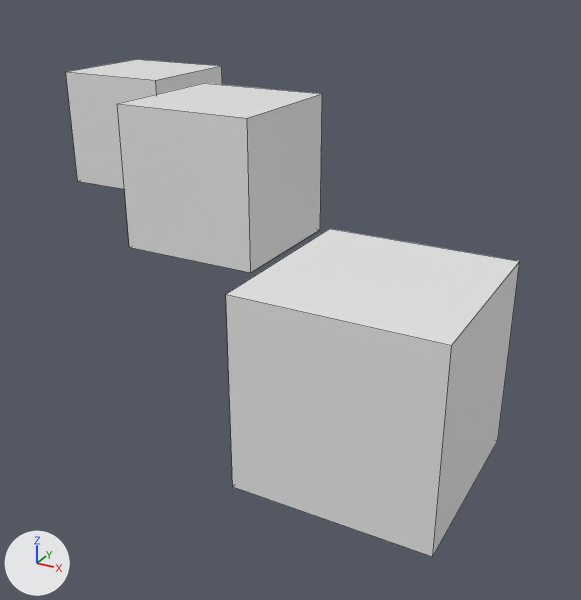
The Blender file 2.74/config/startup.blend as it was, and as the next commit left it.
Camera for both pictures: a 50 mm camera at (7.1, -11.24, 4.58) aimed at (1.75, -1.53, -0.27). The axes (+X, +Y, +Z) are drawn at lower left. The lights are the same throughout. Mesh edges are drawn as thin lines.

The older version as bpy lines, for what is in view:
```python
me_cube_007 = bpy.data.meshes.new('Cube.007')
me_cube_007.from_pydata(...)  # a box spanning x -1.0..1.0, y -1.0..1.0, z -1.0..1.0
me_cube_009 = bpy.data.meshes.new('Cube.009')
me_cube_009.from_pydata(...)  # a box spanning x -1.0..1.0, y -1.0..1.0, z -1.0..1.0
me_cube_010 = bpy.data.meshes.new('Cube.010')
me_cube_010.from_pydata(...)  # a box spanning x -1.0..1.0, y -1.0..1.0, z -1.0..1.0
ob_cube_001 = bpy.data.objects.new('Cube.001', me_cube_007)
ob_cube_001.location = (4.56, -4.96, 0.86)
ob_cube_002 = bpy.data.objects.new('Cube.002', me_cube_010)
ob_cube_002.location = (0.94, -1.94, 1.69)
ob_cube_003 = bpy.data.objects.new('Cube.003', me_cube_009)
ob_cube_003.location = (1.85, -0.21, -1.39)
# also in view: 'Cube' at (-2.55, 0.8, 1.54)
```
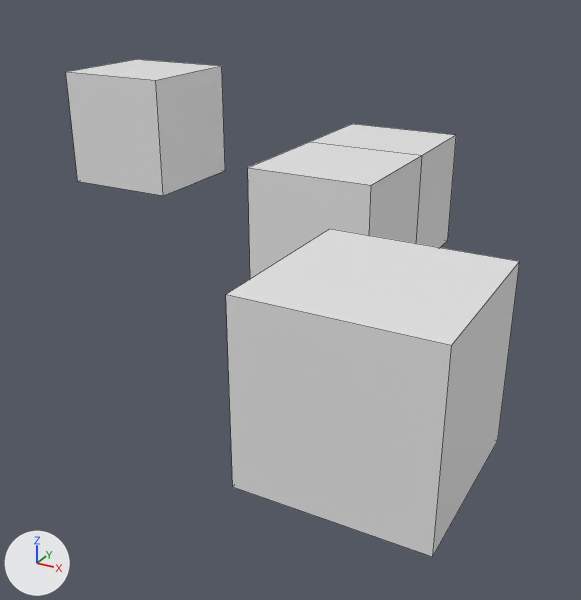
What the commit changed:
me_cube_009 is used by ob_cube_003; location (1.85, -0.21, -1.39).
me_cube_009 had 8 vertices, 6 faces and spanned x -1.0..1.0, y -1.0..1.0, z -1.0..1.0.
me_cube_009 now has 16 vertices, 14 faces and spans x -1.0..1.0, y -1.0..2.71, z -1.0..2.96.
Part 1, on me_cube_009:
1 face is deleted.
8 vertices are added at x -1.0..1.0, y -1.0..2.71, z 1.0..2.96.
9 new faces join them.
Object 'Cube.002' (ob_cube_002) is deleted.

Location of each change, (x1, y1, x2, y2) in pixels of the pictures (581 x 600 px):
'Cube.002', deleted
    before: (117, 83, 322, 273)
'Cube.003', reshaped (not visible before)
    after: (248, 124, 456, 279)
